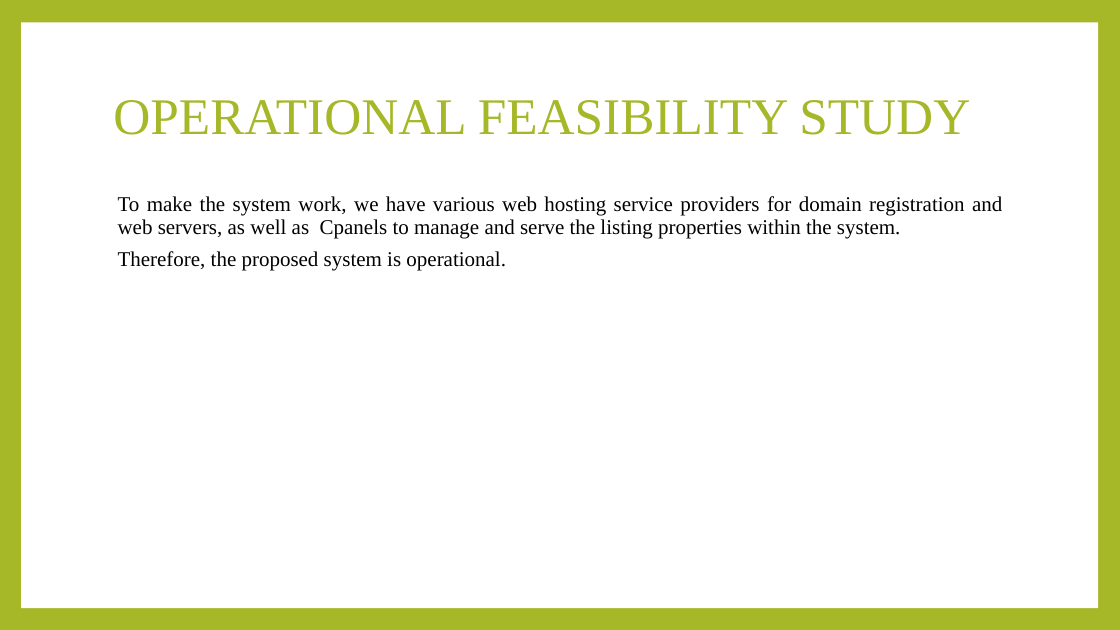
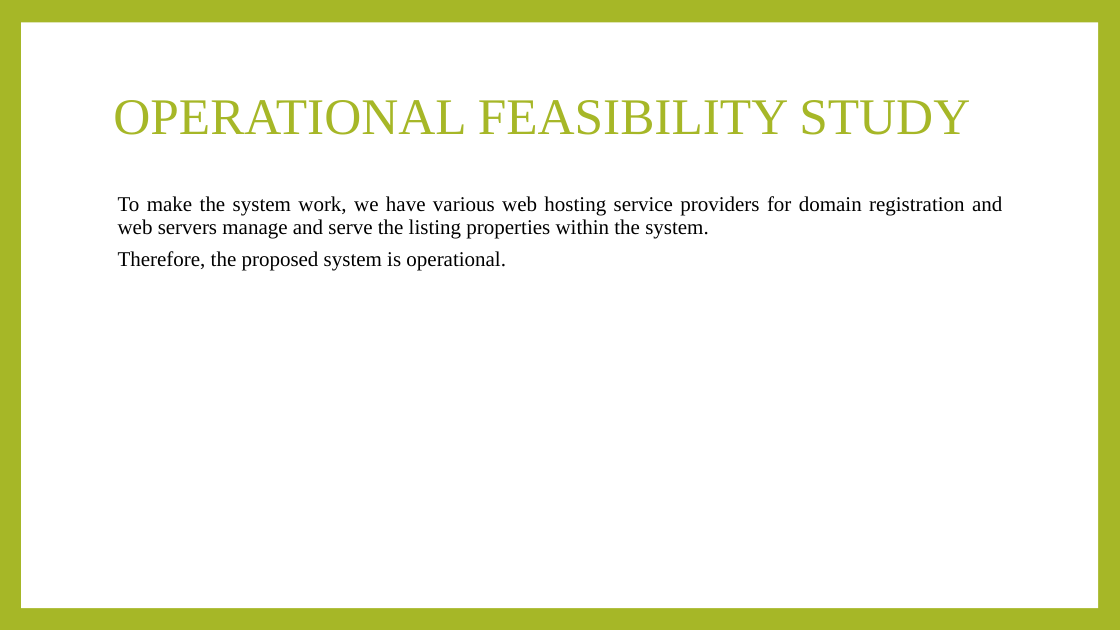
Before and after one commit to Suresh-Tamang/propertylord, a slide deck: slide 10 of Documentation/Propertylords.pptx. Drawn at 1120x630 pixels with LibreOffice and Linux fonts; fonts in the diff are those of the drawing. Boxes give left, top, right and bottom in pixels: in the first picture for what was removed or moved away, otherwise in the second. Text is boxed around its words. In the diff, an @@ line names an element or a change of style, - is before the commit and + after.

```diff
--- a/Documentation/Propertylords.pptx
+++ b/Documentation/Propertylords.pptx
@@ text at <box>118,196,1002,238</box>: text changed @@
-To make the system work, we have various web hosting service providers for domain registration and web servers, as well as Cpanels to manage and serve the listing properties within the system.
+To make the system work, we have various web hosting service providers for domain registration and web servers manage and serve the listing properties within the system.
```
Also in this commit, not shown: 8 other slides changed, 1 other file.
